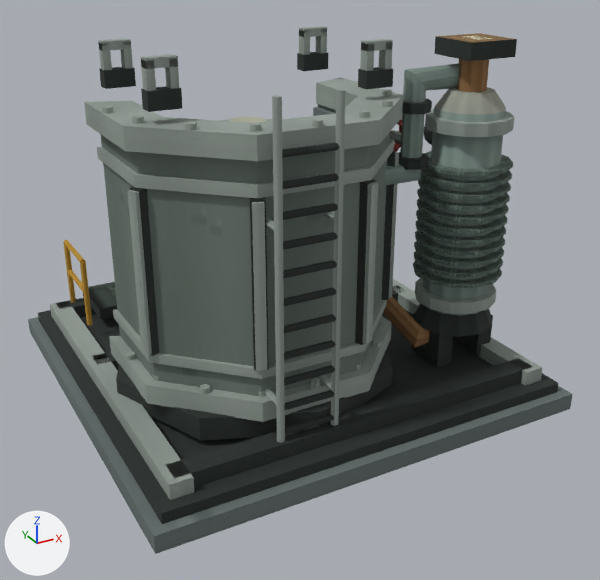
A saved change to the OBJ model art/irradiation_reactor/irradiation_reactor_cutaway.obj.
One viewpoint serves both versions: a 50 mm camera at (-4.31, -8.23, 5.17) aimed at (0.03, -0.35, 1.23). Arrows for +X, +Y and +Z are at lower left; the lights stay in place. The older version comes first. Where no turn or scale is listed for an object, it has been applied to the vertices. Vertices at exactly the same position are counted once.

In view in the first picture: 'access_ladder', 'bands_rear', 'base_frame', 'coolant_pipes', 'cooling_fins', 'cooling_tower', 'foundation', 'heat_port', 'lifting_eyes', 'ribs_rear', 'shield_rear', 'vessel_floor' and 5 more.
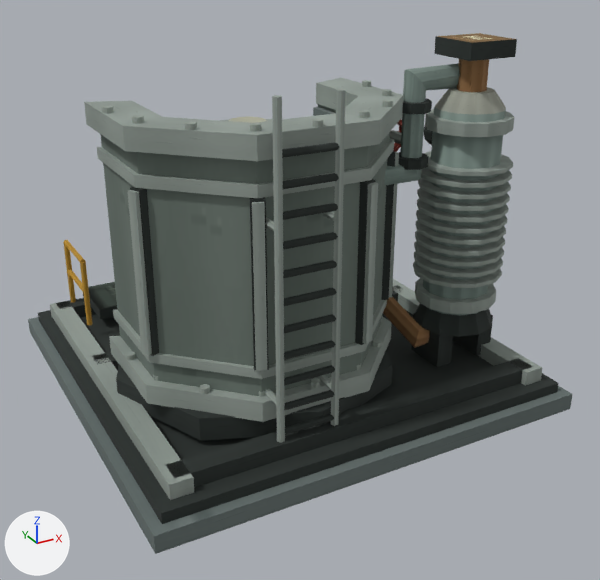
The change, as a list of edits to the scene's bpy script:
```text
Change me_cooling_fins:
    where me_cooling_fins.from_pydata(...)  # 528 vertices, 1056 faces; spans x 1.218..2.222, y -1.622..-0.618, z 1.42..2.765
    used by ob_cooling_fins; location = (0.0, 0.0, 0.0)
    me_cooling_fins part 1: texture (UV) coordinates of 1056 of 1056 faces, centred in x 1.218..2.222, y -1.622..-0.618, z 1.42..2.765, changed; they spanned u 0.63..0.75, v 0.0..0.25 and now span u 0.25..0.37, v 0.75..1.0
Remove ob_lifting_eyes:
    ob_lifting_eyes = bpy.data.objects.new('lifting_eyes', me_lifting_eyes)
    ob_lifting_eyes.location = (0.0, 0.0, 0.0)
```

What differs and where, as boxes (x1, y1, x2, y2) in the pictures (600 x 580 px):
'lifting_eyes', deleted
    before: (98, 26, 393, 112)
part 1 of me_cooling_fins, surface changed (lighter)
    both: (413, 151, 513, 288)
